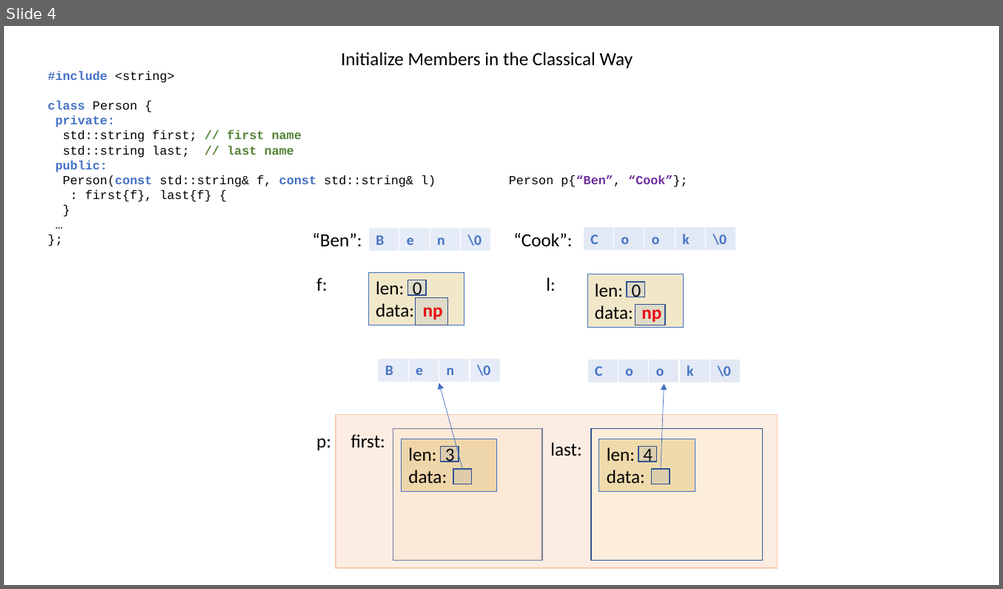
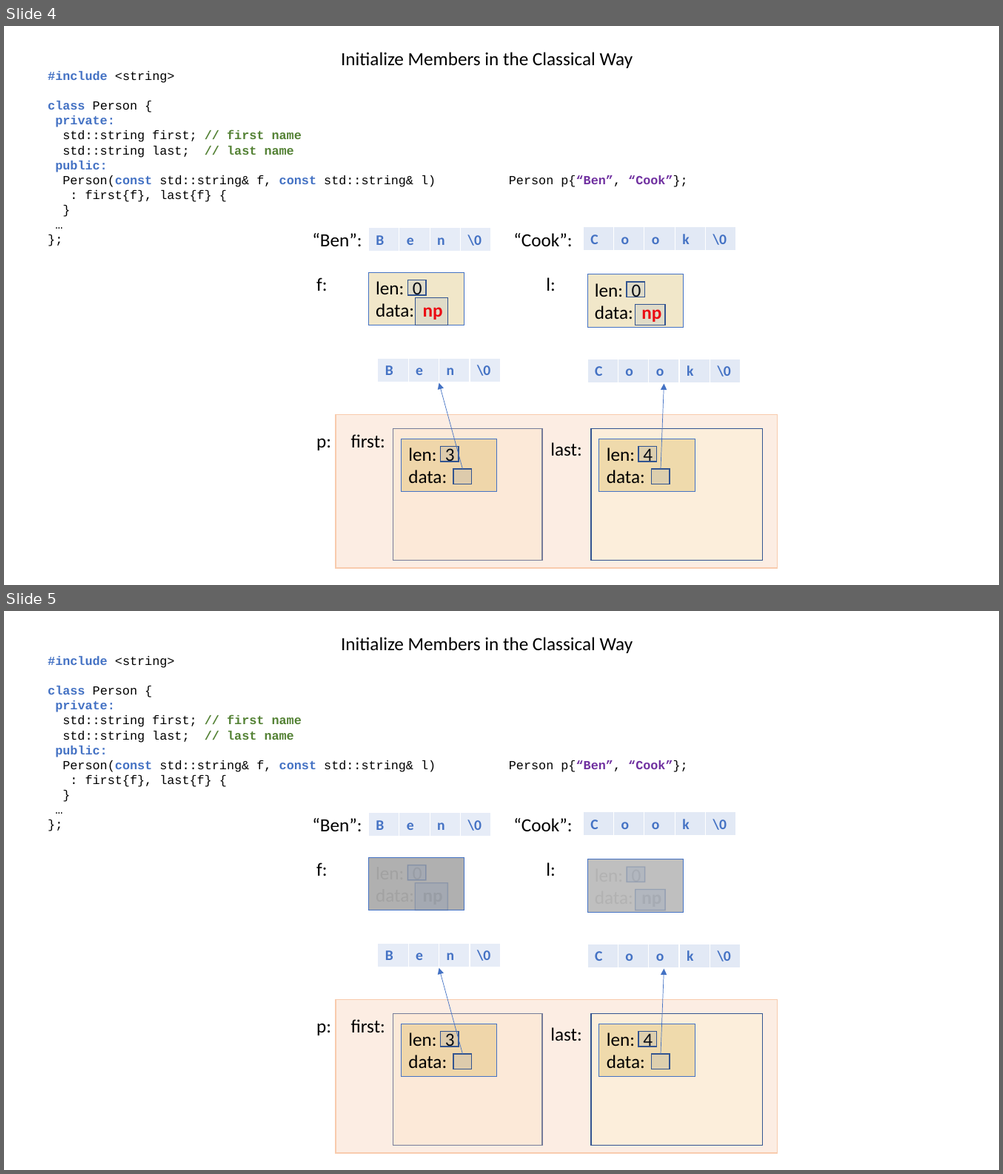
Before and after one commit to dimitarpg13/cpp_move_semantics, a slide deck: how_to_benefit_from_move_semantics/InitializeMembers.pptx. Shown one above the other, each under a label of ours: slide 4 before the commit, slides 4 and 5 after it. The pictures are 1003x589 and 1003x1174 pixels, drawn with LibreOffice and Linux fonts; fonts in the diff are those of the drawing. Boxes give left, top, right and bottom in pixels: in the first picture for what was removed or moved away, otherwise in the second. Text is boxed around its words. In the diff, an @@ line names an element or a change of style, - is before the commit and + after.

```diff
--- a/how_to_benefit_from_move_semantics/InitializeMembers.pptx
+++ b/how_to_benefit_from_move_semantics/InitializeMembers.pptx
@@ slide 5 added at bbox=[4, 611, 999, 1170], background #FFFFFF @@
@@ text added at bbox=[341, 637, 633, 653], 18 pt, text #000000 @@
+Initialize Members in the Classical Way
@@ text added at bbox=[48, 656, 435, 787], 12 pt, text #000000 @@
+#include <string>
+class Person {
+private:
+std::string first; // first name
+std::string last; // last name
+public:
+Person(const std::string& f, const std::string& l)
+: first{f}, last{f} {
+}
+…
+};
@@ text added at bbox=[509, 760, 688, 772], 12 pt, text #000000 @@
+Person p{“Ben”, “Cook”};
@@ text added at bbox=[312, 818, 572, 1036], 18 pt, text #000000 @@
+“Ben”: “Cook”:
+f: l:
+p:
@@ table added at bbox=[368, 812, 490, 837], 1 rows, 4 columns @@
+B | e | n | \0
@@ table added at bbox=[583, 812, 736, 836], 1 rows, 5 columns @@
+C | o | o | k | \0
@@ rectangle added at bbox=[368, 858, 464, 911], fill #A6A6A6 at 88% opacity, outline #4472C4 0.75 pt, 18 pt, text #000000 at 8% opacity @@
+len: 0
+data: np
@@ rectangle added at bbox=[407, 866, 426, 880], fill #4472C4 at 10% opacity, outline #325491 1 pt @@
@@ rectangle added at bbox=[587, 860, 683, 912], fill #A6A6A6 at 71% opacity, outline #4472C4 0.75 pt @@
@@ rectangle added at bbox=[626, 867, 644, 882], fill #4472C4 at 10% opacity, outline #325491 1 pt @@
@@ rectangle added at bbox=[415, 883, 448, 911], fill #4472C4 at 10% opacity, outline #325491 1 pt @@
@@ rectangle added at bbox=[635, 890, 665, 911], fill #4472C4 at 10% opacity, outline #325491 1 pt @@
@@ table added at bbox=[378, 944, 500, 968], 1 rows, 4 columns @@
+B | e | n | \0
@@ table added at bbox=[587, 944, 740, 968], 1 rows, 5 columns @@
+C | o | o | k | \0
@@ arrow added from (463, 1054) to (439, 968), #4472C4 0.5 pt @@
@@ arrow added from (660, 1054) to (663, 969), #4472C4 0.5 pt @@
@@ rectangle added at bbox=[336, 999, 778, 1153], fill #F8CBAD at 34% opacity, outline #F8CBAD 1 pt @@
@@ text added at bbox=[351, 1019, 385, 1034], 18 pt, text #000000 @@
+first:
@@ rectangle added at bbox=[392, 1014, 542, 1145], fill #FFF2CC at 31% opacity, outline #325491 1 pt @@
@@ rectangle added at bbox=[401, 1025, 496, 1077], fill #BF9000 at 21% opacity, outline #4472C4 0.75 pt, 18 pt, text #000000 @@
+len: 3
+data:
@@ rectangle added at bbox=[441, 1032, 458, 1047], fill #4472C4 at 10% opacity, outline #325491 1 pt @@
@@ text added at bbox=[550, 1028, 582, 1042], 18 pt, text #000000 @@
+last:
@@ rectangle added at bbox=[591, 1014, 762, 1145], fill #FFF2CC at 31% opacity, outline #325491 1 pt @@
@@ rectangle added at bbox=[600, 1025, 695, 1077], fill #BF9000 at 21% opacity, outline #4472C4 0.75 pt, 18 pt, text #000000 @@
+len: 4
+data:
@@ rectangle added at bbox=[638, 1032, 656, 1047], fill #4472C4 at 10% opacity, outline #325491 1 pt @@
@@ rectangle added at bbox=[453, 1054, 471, 1069], fill #4472C4 at 10% opacity, outline #325491 1 pt @@
@@ rectangle added at bbox=[652, 1054, 669, 1069], fill #4472C4 at 10% opacity, outline #325491 1 pt @@
```
Also in this commit, not shown: 2 other files.
